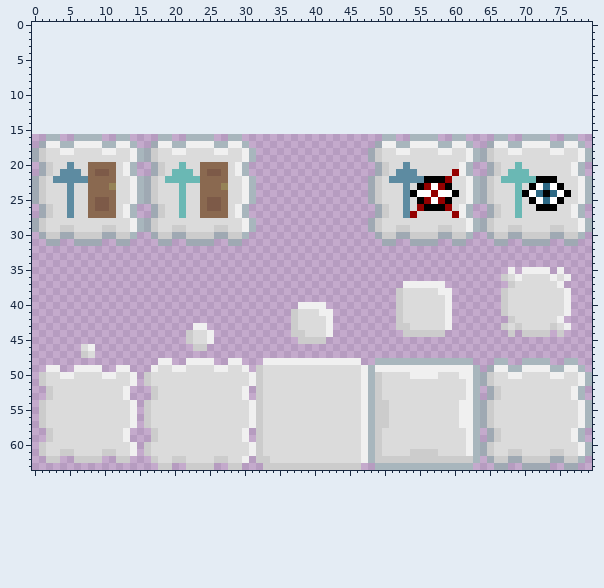
One commit to this pixel-art file: Art Assets/Sprites/UI/Interactable Indicator Sprite Sheet.aseprite. Above is the file before it was changed.
80x48 pixels, 1 frame. The old version is drawn lined up with the new one, on the new canvas.
Now the later version:
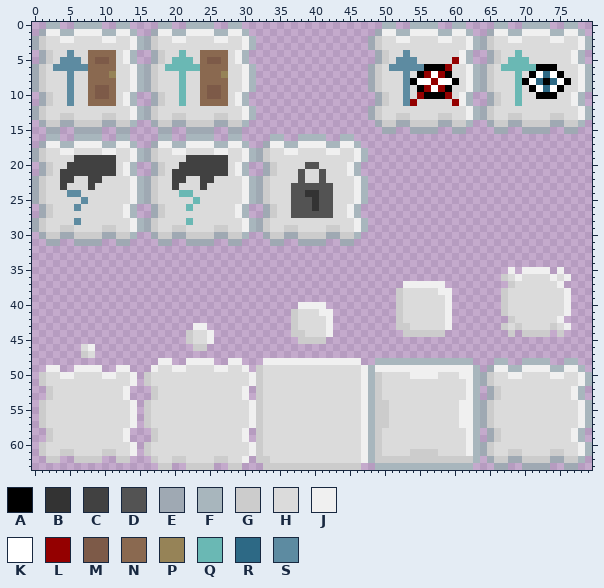
Palette (. is transparent): A #000000  B #333333  C #414141  D #535353  E #9fa9b3  F #a8b6bd  G #cccccc  H #dbdbdb  J #f0f0f0  K #ffffff  L #940000  M #7d5a48  N #8a6950  P #968357  Q #6ab8b4  R #2d6985  S #5d8ba1
Commit message: Created locked indicator ui
Changes in this commit:
canvas 80x48 -> 80x64, the old top-left corner now at 0,16
@@ x 0..79 @@
- 0 ................................................................................
- 1 ................................................................................
- 2 ................................................................................
- 3 ................................................................................
- 4 ................................................................................
- 5 ................................................................................
- 6 ................................................................................
- 7 ................................................................................
- 8 ................................................................................
- 9 ................................................................................
-10 ................................................................................
-11 ................................................................................
-12 ................................................................................
-13 ................................................................................
-14 ................................................................................
-15 ................................................................................
-16 ..FF..FFFF..FF....FF..FFFF..FF....................FF..FFFF..FF....FF..FFFF..FF..
-17 .EJJFFJJJJFFJJF..EJJFFJJJJFFJJF..................EJJFFJJJJFFJJF..EJJFFJJJJFFJJF.
-18 EGHHJJHHHHJJHHJFEGHHJJHHHHJJHHJF................EGHHJJHHHHJJHHJFEGHHJJHHHHJJHHJF
-19 EGHHHHHHHHHHHHJFEGHHHHHHHHHHHHJF................EGHHHHHHHHHHHHJFEGHHHHHHHHHHHHJF
-20 .EGHHSHHNNNNHJF..EGHHQHHNNNNHJF..................EGHHSHHHHHHHJF..EGHHQHHHHHHHJF.
-21 .EGHSSSHNMMNHJF..EGHQQQHNMMNHJF..................EGHSSSHHHHHLJF..EGHQQQHHHHHHJF.
-22 EGHSSSSSNNNNHHJFEGHQQQQQNNNNHHJF................EGHSSSSSAAALHHJFEGHQQQQQAAAHHHJF
-23 EGHHHSHHNNNPHHJFEGHHHQHHNNNPHHJF................EGHHHSHALKLAHHJFEGHHHQHAKRKAHHJF
-24 EGHHHSHHNNNNHHJFEGHHHQHHNNNNHHJF................EGHHHSAKKLKKAHJFEGHHHQAKRARKAHJF
-25 EGHHHSHHNMMNHHJFEGHHHQHHNMMNHHJF................EGHHHSHALKLAHHJFEGHHHQHAKRKAHHJF
-26 .EGHHSHHNMMNHJF..EGHHQHHNMMNHJF..................EGHHSHLAAALHJF..EGHHQHHAAAHHJF.
-27 .EGHHSHHNNNNHJF..EGHHQHHNNNNHJF..................EGHHSLHHHHHLJF..EGHHQHHHHHHHJF.
-28 EGHHHHHHHHHHHHJFEGHHHHHHHHHHHHJF................EGHHHHHHHHHHHHJFEGHHHHHHHHHHHHJF
-29 EGHHGGHHHHGGHHJFEGHHGGHHHHGGHHJF................EGHHGGHHHHGGHHJFEGHHGGHHHHGGHHJF
-30 .EGGEEGGGGEEGGF..EGGEEGGGGEEGGF..................EGGEEGGGGEEGGF..EGGEEGGGGEEGGF.
-31 ..EE..EEEE..EE....EE..EEEE..EE....................EE..EEEE..EE....EE..EEEE..EE..
+ 0 ..FF..FFFF..FF....FF..FFFF..FF....................FF..FFFF..FF....FF..FFFF..FF..
+ 1 .EJJFFJJJJFFJJF..EJJFFJJJJFFJJF..................EJJFFJJJJFFJJF..EJJFFJJJJFFJJF.
+ 2 EGHHJJHHHHJJHHJFEGHHJJHHHHJJHHJF................EGHHJJHHHHJJHHJFEGHHJJHHHHJJHHJF
+ 3 EGHHHHHHHHHHHHJFEGHHHHHHHHHHHHJF................EGHHHHHHHHHHHHJFEGHHHHHHHHHHHHJF
+ 4 .EGHHSHHNNNNHJF..EGHHQHHNNNNHJF..................EGHHSHHHHHHHJF..EGHHQHHHHHHHJF.
+ 5 .EGHSSSHNMMNHJF..EGHQQQHNMMNHJF..................EGHSSSHHHHHLJF..EGHQQQHHHHHHJF.
+ 6 EGHSSSSSNNNNHHJFEGHQQQQQNNNNHHJF................EGHSSSSSAAALHHJFEGHQQQQQAAAHHHJF
+ 7 EGHHHSHHNNNPHHJFEGHHHQHHNNNPHHJF................EGHHHSHALKLAHHJFEGHHHQHAKRKAHHJF
+ 8 EGHHHSHHNNNNHHJFEGHHHQHHNNNNHHJF................EGHHHSAKKLKKAHJFEGHHHQAKRARKAHJF
+ 9 EGHHHSHHNMMNHHJFEGHHHQHHNMMNHHJF................EGHHHSHALKLAHHJFEGHHHQHAKRKAHHJF
+10 .EGHHSHHNMMNHJF..EGHHQHHNMMNHJF..................EGHHSHLAAALHJF..EGHHQHHAAAHHJF.
+11 .EGHHSHHNNNNHJF..EGHHQHHNNNNHJF..................EGHHSLHHHHHLJF..EGHHQHHHHHHHJF.
+12 EGHHHHHHHHHHHHJFEGHHHHHHHHHHHHJF................EGHHHHHHHHHHHHJFEGHHHHHHHHHHHHJF
+13 EGHHGGHHHHGGHHJFEGHHGGHHHHGGHHJF................EGHHGGHHHHGGHHJFEGHHGGHHHHGGHHJF
+14 .EGGEEGGGGEEGGF..EGGEEGGGGEEGGF..................EGGEEGGGGEEGGF..EGGEEGGGGEEGGF.
+15 ..EE..EEEE..EE....EE..EEEE..EE....................EE..EEEE..EE....EE..EEEE..EE..
+16 ..FF..FFFF..FF....FF..FFFF..FF....FF..FFFF..FF..................................
+17 .EJJFFJJJJFFJJF..EJJFFJJJJFFJJF..EJJFFJJJJFFJJF.................................
+18 EGHHJJHHHHJJHHJFEGHHJJHHHHJJHHJFEGHHJJHHHHJJHHJF................................
+19 EGHHHHCCCCCCHHJFEGHHHHCCCCCCHHJFEGHHHHHHHHHHHHJF................................
+20 .EGHHCCCCCCCHJF..EGHHCCCCCCCHJF..EGHHHHDDHHHHJF.................................
+21 .EGHCCCCCCCCHJF..EGHCCCCCCCCHJF..EGHHHDHHDHHHJF.................................
+22 EGHHCCHHCCHHHHJFEGHHCCHHCCHHHHJFEGHHHHDHHDHHHHJF................................
+23 EGHHCHHHCHHHHHJFEGHHCHHHCHHHHHJFEGHHHDDDDDDHHHJF................................
+24 EGHHHSSHHHHHHHJFEGHHHQQHHHHHHHJFEGHHHDDBBDDHHHJF................................
+25 EGHHHHHSHHHHHHJFEGHHHHHQHHHHHHJFEGHHHDDDBDDHHHJF................................
+26 .EGHHHSHHHHHHJF..EGHHHQHHHHHHJF..EGHHDDDBDDHHJF.................................
+27 .EGHHHHHHHHHHJF..EGHHHHHHHHHHJF..EGHHDDDDDDHHJF.................................
+28 EGHHHHSHHHHHHHJFEGHHHHQHHHHHHHJFEGHHHHHHHHHHHHJF................................
+29 EGHHGGHHHHGGHHJFEGHHGGHHHHGGHHJFEGHHGGHHHHGGHHJF................................
+30 .EGGEEGGGGEEGGF..EGGEEGGGGEEGGF..EGGEEGGGGEEGGF.................................
+31 ..EE..EEEE..EE....EE..EEEE..EE....EE..EEEE..EE..................................
 32 ................................................................................
Where, in picture pixels (left, top, right, bottom), the same in both pictures:
changed: (32, 22, 592, 246)
